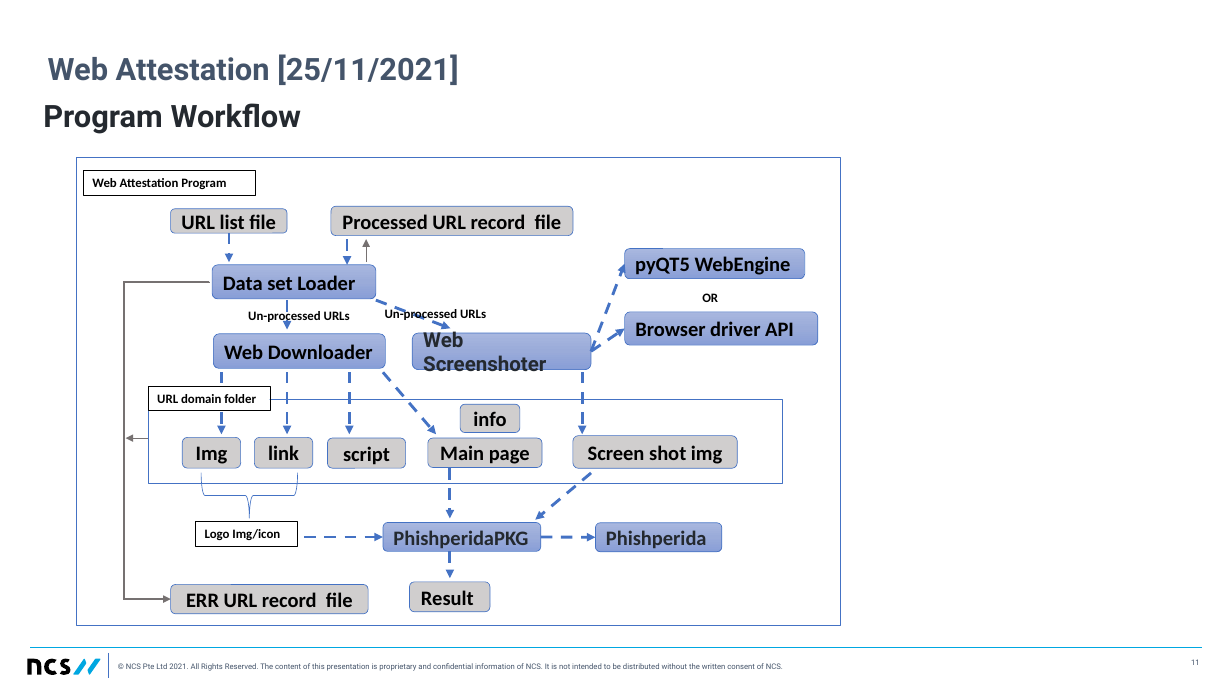
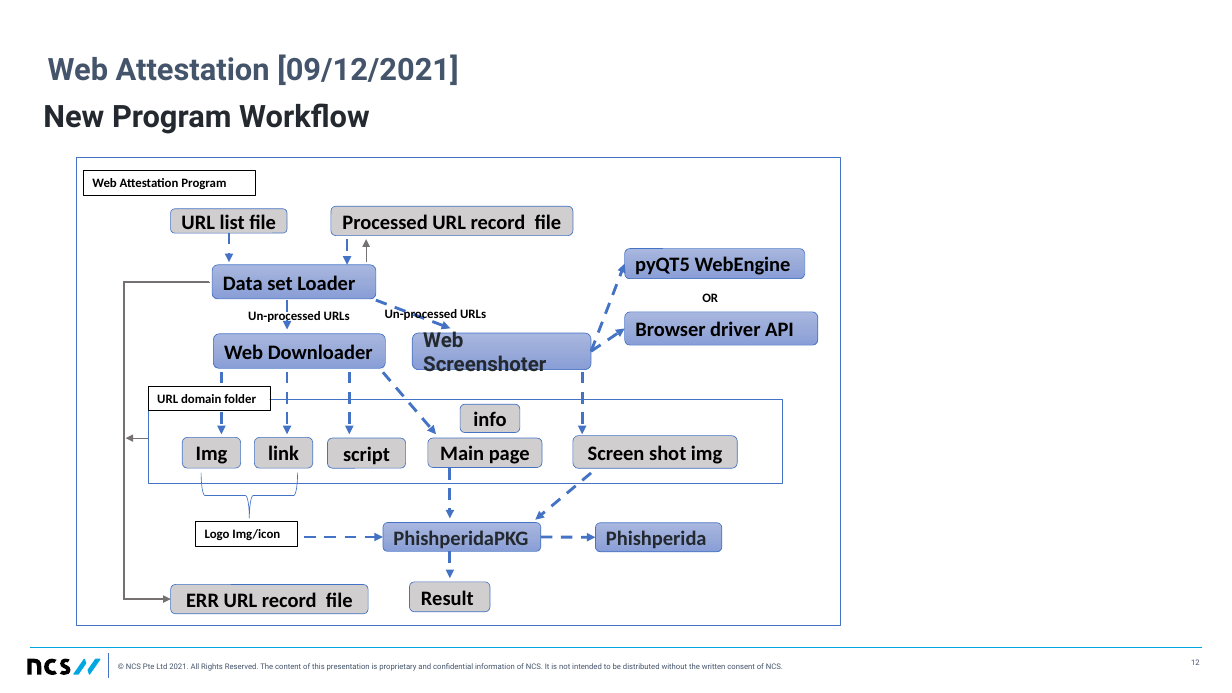
Before and after one commit to LiuYuancheng/Python_Web_Attestation_Tool, a slide deck: slide 12 of doc/progress.pptx (slide 11 before the commit). Drawn at 1232x693 pixels with LibreOffice and Linux fonts; fonts in the diff are those of the drawing. Boxes give left, top, right and bottom in pixels: in the first picture for what was removed or moved away, otherwise in the second. Text is boxed around its words. In the diff, an @@ line names an element or a change of style, - is before the commit and + after.

Commit message:
update progress.

```diff
--- a/doc/progress.pptx
+++ b/doc/progress.pptx
@@ title at (x1=48, y1=54, x2=458, y2=85): text changed @@
-Web Attestation [25/11/2021]
+Web Attestation [09/12/2021]
@@ text at (x1=43, y1=103, x2=369, y2=134): text changed @@
-Program Workflow
+New Program Workflow
```
Also in this commit, not shown: 2 slides added.
